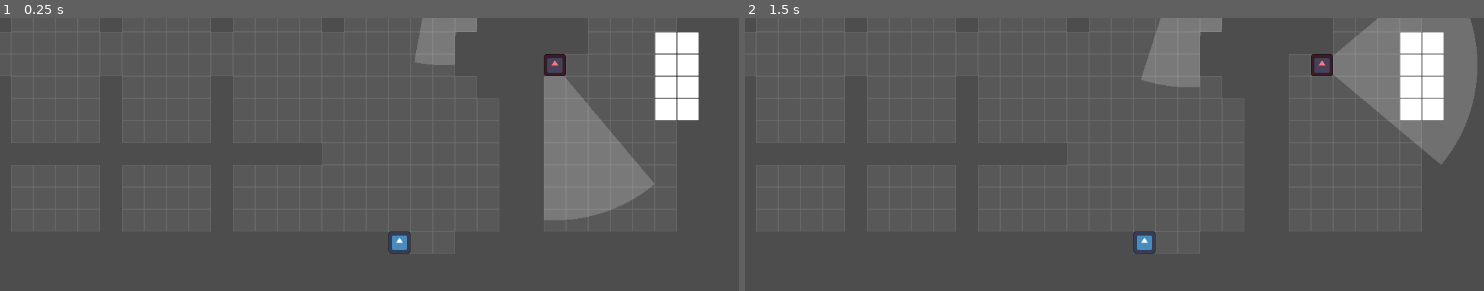
Above: before the commit, frames 1-2 (left to right).
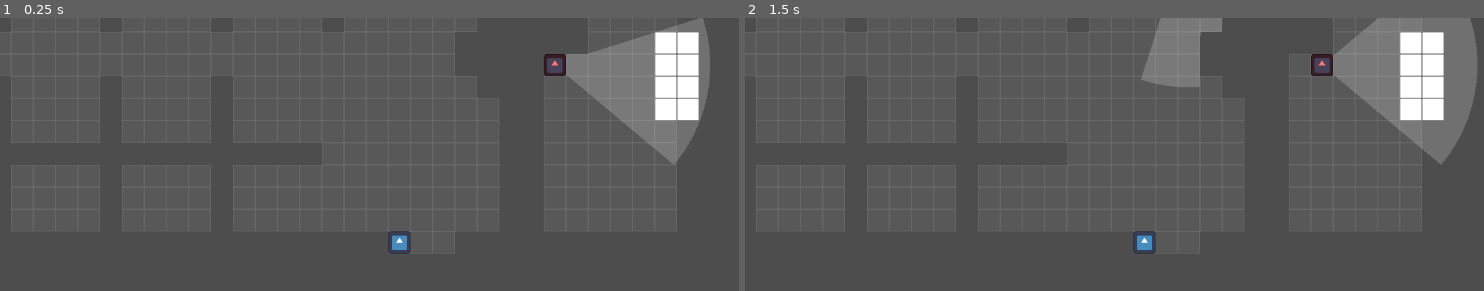
Above: after the commit, the same moments.

Repository: nexcoyocoatl/Projeto_Die_Hard
Game: Godot game, scene res://game.tscn
The game is run twice, just before and just after one commit, with the same random seed, the same clock (stepped at 60 frames per second) and the same inputs. The engine's default icon, where the game draws it, is replaced by a stand-in: a white triangle on a blue panel in a dark square.
Inputs:
- Up to frame 1 (0.25 s): no input
- Up to frame 2 (1.5 s): tap Enter at 0.5 s; hold Right (player_move_right) 0.53-1.28 s; tap R (reset) at 1.25 s; hold Down (player_move_down) from 1.28 s (still down)

The runs differ from the first frame. In frame 1, 10% of the frame differs, in the area x 56-97%, y 0-74%; in frame 2, nothing differs.

Commit message:
refatorada lógica vision_cone e estados, npc olha pra jogador ao perseguir, fix do angulo do cone, espera animação para chamar move_finished()

Diff:
--- a/Characters/npc.gd
+++ b/Characters/npc.gd
@@ -33,6 +33,7 @@
 var patrol_path : Array[Vector2i] = []
 var current_patrol_index : int = -1
 var last_player_position : Vector2i
+var last_player_global_position : Vector2i
 
 #Behavior
 @export_group("Behavior")
@@ -66,6 +67,7 @@
 @export_range(10,90) var cone_ray_angle_alert : int = 30
 var cone_ray_angle : int = cone_ray_angle_normal
 var alert : bool = false
+var player_found : bool = false
 # TODO: Adicionar uma outra variável que verifica se o NPC tem como atirar?
 # Do jeito que tá, ele pode atirar quando uma mínima parte do cone encosta no jogador
 var is_shooting : bool = false	# Quando atira (cone fica vermelho)
@@ -73,6 +75,9 @@
 var cone_polygon : PackedVector2Array = []
 
 func _ready() -> void:
+	last_player_global_position = player.global_position
+	player_found = false
+
 	# TODO: Temporário? (ver outra forma, talvez?)
 	if (path.name.contains("Shooter")):
 		npc_type = NpcType.SHOOTER
@@ -86,7 +91,7 @@
 	feedback_label = $Label
 	cone_ray_dist_alert *= GlobalVariables.TILE_SIZE
 	cone_ray_dist = cone_ray_dist * GlobalVariables.TILE_SIZE # variável de alcance em tiles
-	cone_ray.target_position = Vector2(0,cone_ray_dist)
+	cone_ray.target_position = Vector2(cone_ray_dist,0)
 	cone_ray.collide_with_areas = true # Colide com areas2d também
 	if feedback_label:
 		feedback_label.visible = false
@@ -98,21 +103,23 @@
 			draw_polygon(cone_polygon, [Color(1.0, 0.0, 0.0, 0.2)])
 		elif (alert):
 			draw_polygon(cone_polygon, [Color(1.0, 0.7, 0.0, 0.2)])
-		elif (mode == Mode.FOLLOW):
+		elif (cone_ray.target_position == Vector2(cone_ray_dist_alert,0)):
 			draw_polygon(cone_polygon, [Color(1.0, 1.0, 0.0, 0.2)])
 		else:
 			draw_polygon(cone_polygon, [Color(1.0, 1.0, 1.0, 0.2)])
 
 func _process(_delta) -> void:
-	# TODO: Alerta de quando player chega perto (do lado ou atrás) também?
-	# Ou talvez por "som"?
+	if (player_found):
+		player_found = false
+		alert = true
+		detect_player()
+		cone_ray_angle = cone_ray_angle_alert
+
 	if (moving):
 		if (alert):
-			cone_ray.look_at(player.position)
-
-			# Pra ajustar o look_at que fica "torto" 90 graus
-			# (TODO: não é necessário, mas talvez ver como arrumar)
-			cone_ray.rotation_degrees -= 90
+			aiming_timer = 0
+			feedback_label.visible = false
+
 			distance_to_player = global_position.distance_to(player.global_position) / GlobalVariables.TILE_SIZE
 
 			if npc_type == NpcType.FIGHTER: # Se for Lutador, verifique se está perto o suficiente para atacar.
@@ -125,24 +132,20 @@
 				else:
 					mode = Mode.FOLLOW
 
-			last_player_position = (player.global_position / GlobalVariables.TILE_SIZE).floor()
-
 		else:
 			match direction:
 				Direction.UP:
+					cone_ray.rotation_degrees = 270
+				Direction.DOWN:
+					cone_ray.rotation_degrees = 90
+				Direction.LEFT:
 					cone_ray.rotation_degrees = 180
-				Direction.DOWN:
+				Direction.RIGHT:
 					cone_ray.rotation_degrees = 0
-				Direction.LEFT:
-					cone_ray.rotation_degrees = 90
-				Direction.RIGHT:
-					cone_ray.rotation_degrees = 270
-
-		#create_cone()
-
-# Não pausa como o _process()
-# TODO: Ver como pausar e ainda ter o alerta funcionando até parar lógica e movimento
-func _physics_process(_delta: float) -> void:
+
+			if (mode == Mode.FOLLOW):
+				cone_ray.look_at(last_player_global_position)
+
 	create_cone()
 
 # Cria polígono do cone de visão
@@ -150,7 +153,6 @@
 	cone_polygon.clear()
 	cone_polygon.append(cone_ray.position) # Posição do NPC
 	var original_rotation = cone_ray.rotation_degrees
-	var player_found : bool = false
 
 	# Raycaster do ângulo de visão
 	for i in range(-cone_ray_angle, cone_ray_angle+1):
@@ -166,10 +168,6 @@
 			if (!player_found and colliding_object == player):
 				player_found = true
 
-				# TODO: fazer alerta no _process, talvez com outro raycast para parar o alerta
-				# antes de contar +1 no tempo
-				alert = true
-				cone_ray_angle = cone_ray_angle_alert
 				cone_ray.add_exception(player)
 				cone_ray.force_raycast_update()
 				if (cone_ray.is_colliding()):
@@ -184,13 +182,6 @@
 	if (player_found):
 		cone_ray.remove_exception(player)
 	else:
-		# TODO: TEMPORÁRIO
-		# Ver como tirar isso tudo depois (senão ele troca o cone pra branco por alguns momentos)
-		if (alert):
-			mode = Mode.FOLLOW
-			aiming_timer = 0
-			feedback_label.visible = false
-
 		alert = false
 		cone_ray_angle = cone_ray_angle_normal
 
@@ -221,19 +212,20 @@
 
 	match mode:
 		Mode.FOLLOW:
-			cone_ray.target_position = Vector2(0,cone_ray_dist_alert)
+			cone_ray.target_position = Vector2(cone_ray_dist_alert,0)
 			current_patrol_index = -1
 			follow_player()
 		Mode.PATROL:
-			cone_ray.target_position = Vector2(0,cone_ray_dist)
+			cone_ray.target_position = Vector2(cone_ray_dist,0)
 			if patrol_path.is_empty():
 				_generate_patrol_path()
 			if current_patrol_index == -1:
 				var current_position: Vector2i = (global_position / GlobalVariables.TILE_SIZE).floor()
 				current_patrol_index = find_closest_path_point(current_position)
 			patrol()
+
 		Mode.AIMING:
-			cone_ray.target_position = Vector2(0,cone_ray_dist_alert)
+			cone_ray.target_position = Vector2(cone_ray_dist_alert,0)
 			aim_gun()
 		Mode.ATTACKING:
 			attack_melee()
@@ -268,7 +260,9 @@
 	change_direction((target - global_position).normalized())
 
 	tween.tween_property(self, "global_position", target, tween_speed).set_trans(Tween.TRANS_SINE)
-	tween.tween_callback(move_finished)
+	await tween.finished
+	queue_redraw()
+	move_finished()
 
 func follow_player():
 	var current_position : Vector2i = (global_position / GlobalVariables.TILE_SIZE).floor()
@@ -299,7 +293,6 @@
 	line_path.points = path_to_position
 
 func change_direction(move_direction: Vector2) -> void:
-	move_direction = move_direction
 	if (move_direction.x < 0.):
 		direction = Direction.LEFT
 	if (move_direction.x > 0.):
@@ -329,9 +322,7 @@
 		feedback_label.visible = false
 		mode = Mode.FOLLOW
 
-	# TODO: Temporário (trocar para alternativa de chamar direto o move_finished sem necessidade de delay?)
-	var tween = create_tween()
-	tween.tween_callback(move_finished)
+	move_finished()
 
 func shoot():
 	if(GlobalVariables.DEBUG): print("NPC SHOOTER: FIRE!")
@@ -340,23 +331,19 @@
 
 	player.die()
 
-	# TODO: Temporário
-	var tween = create_tween()
-	tween.tween_callback(move_finished)
+	move_finished()
 
 func attack_melee():
 	if(GlobalVariables.DEBUG): print("NPC FIGHTER: ATTACK!")
 
 	player.die()
 
-	# TODO: Temporário
-	var tween = create_tween()
-	tween.tween_callback(move_finished)
+	move_finished()
 
 ## faz npc olhar para o player
 func detect_player():
 	cone_ray.look_at(player.global_position)
-	cone_ray.rotation_degrees -= 90
+	last_player_global_position = player.global_position
+	last_player_position = (player.global_position / GlobalVariables.TILE_SIZE).floor()
 	if !alert:
 		mode = Mode.FOLLOW
-		last_player_position = (player.global_position / GlobalVariables.TILE_SIZE).floor()
--- a/Characters/npc.tscn
+++ b/Characters/npc.tscn
@@ -19,13 +19,13 @@
 shape = SubResource("RectangleShape2D_7jktm")
 
 [node name="ConeRay" type="RayCast2D" parent="."]
-visible = false
-target_position = Vector2(0, 224)
+exclude_parent = false
+target_position = Vector2(224, 0)
 
 [node name="Label" type="Label" parent="."]
-offset_left = 48.0
-offset_top = -30.0
-offset_right = 88.0
-offset_bottom = -7.0
+offset_left = 15.0
+offset_top = -29.0
+offset_right = 55.0
+offset_bottom = -6.0
 horizontal_alignment = 1
 vertical_alignment = 1
